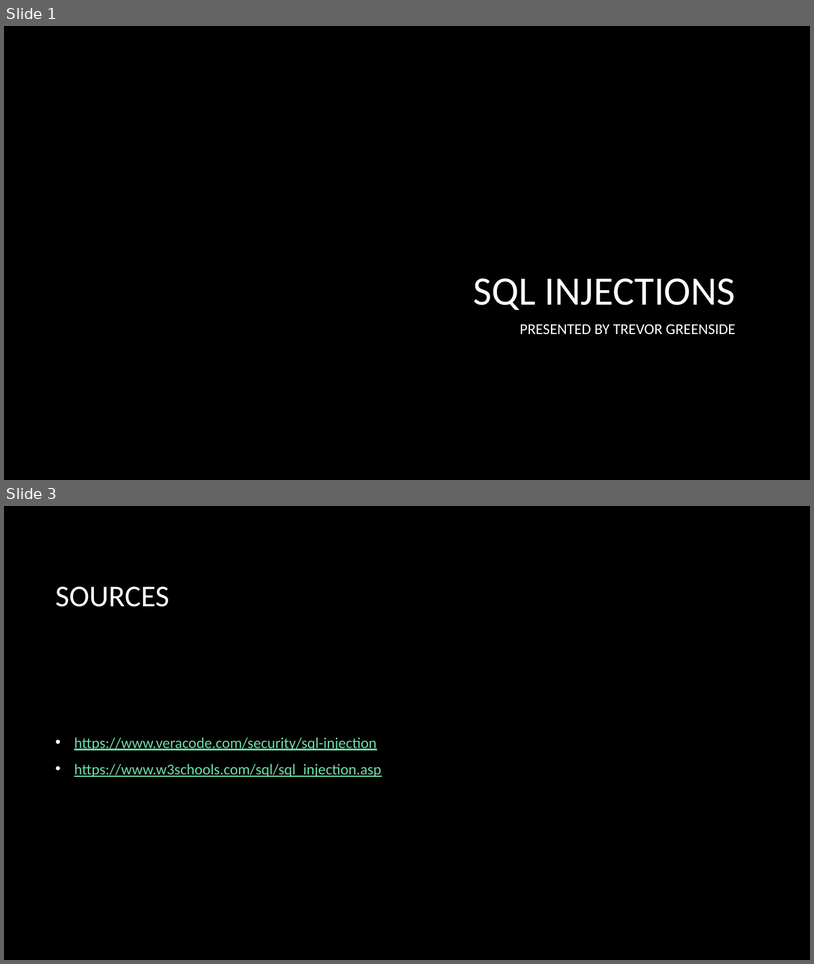
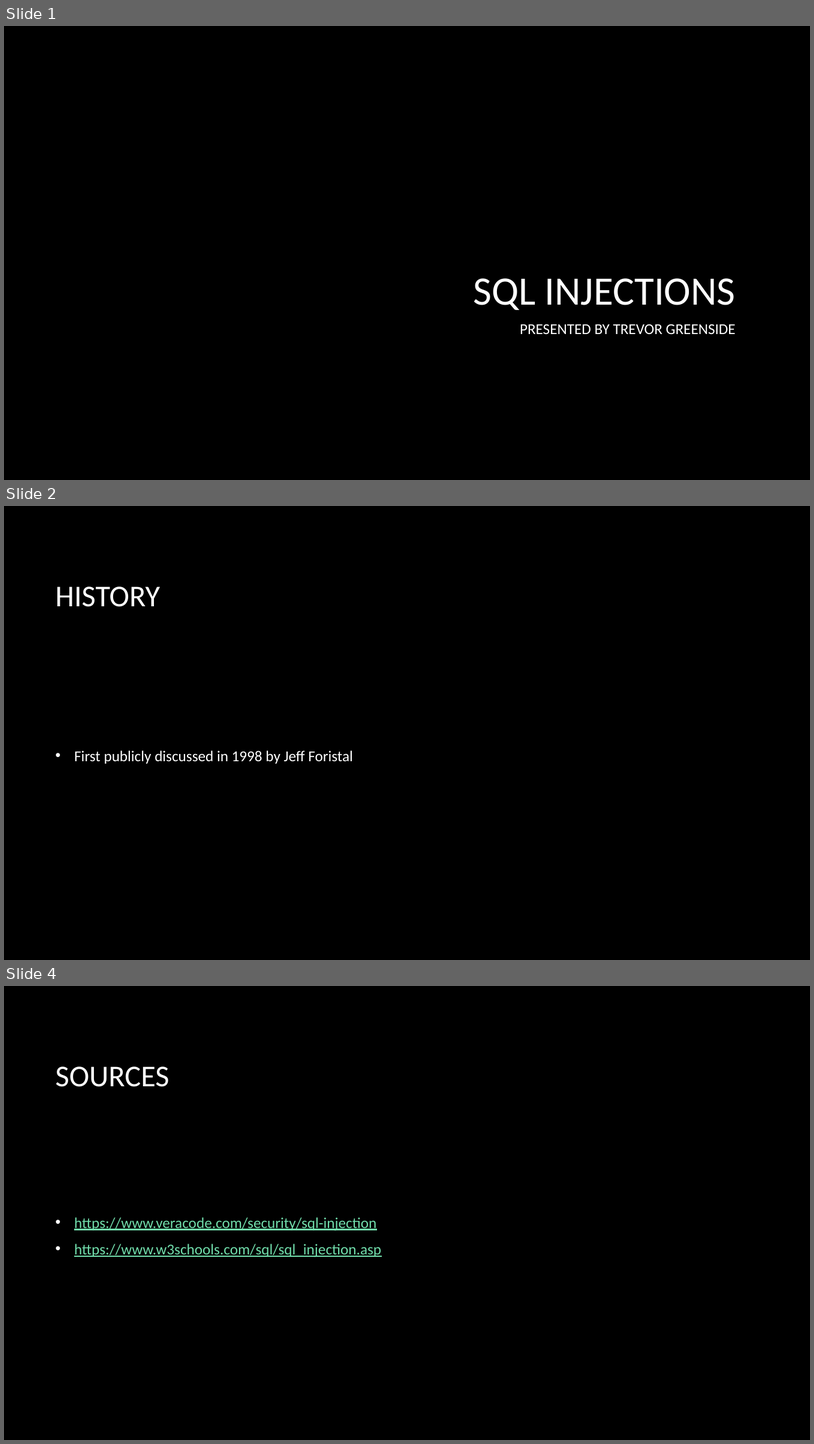
Before and after one commit to Flaque/comp-security-project, a slide deck: Greenside_SQLinjections.pptx. Shown one above the other, each under a label of ours: slides 1 and 3 before the commit, slides 1, 2 and 4 after it; the slides between them are not shown. The pictures are 814x964 and 814x1444 pixels, drawn with LibreOffice and Linux fonts; fonts in the diff are those of the drawing; background and template pictures are left out. Boxes give left, top, right and bottom in pixels: in the first picture for what was removed or moved away, otherwise in the second. Text is boxed around its words. In the diff, an @@ line names an element or a change of style, - is before the commit and + after.

```diff
--- a/Greenside_SQLinjections.pptx
+++ b/Greenside_SQLinjections.pptx
@@ slide 2 added at [4,506,810,960], background picture (left out) @@
@@ title added at [56,586,160,607], 36 pt, text #FFFFFF @@
+HISTORY
@@ text added at [74,750,353,763], 18 pt, text #FFFFFF @@
+• First publicly discussed in 1998 by Jeff Foristal
@@ what was slide 3 is now slide 4 @@
```
Also in this commit, not shown: 1 other slide added, 1 slide removed.
